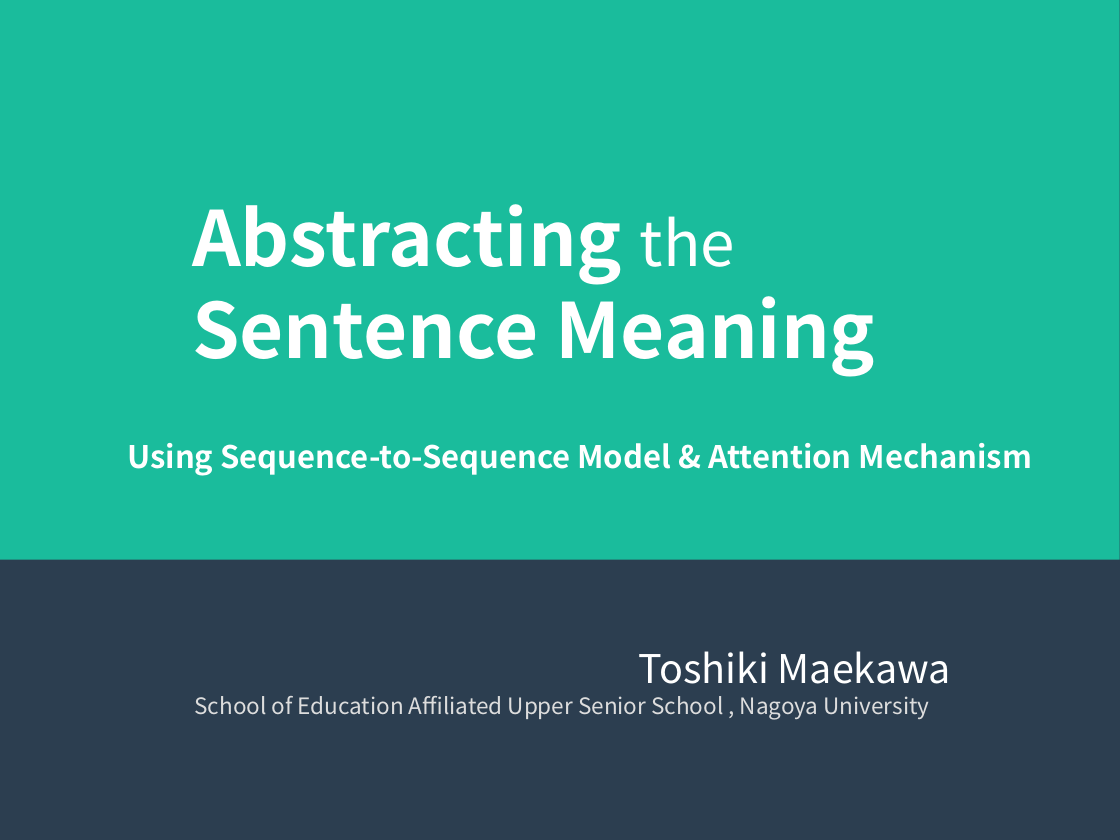
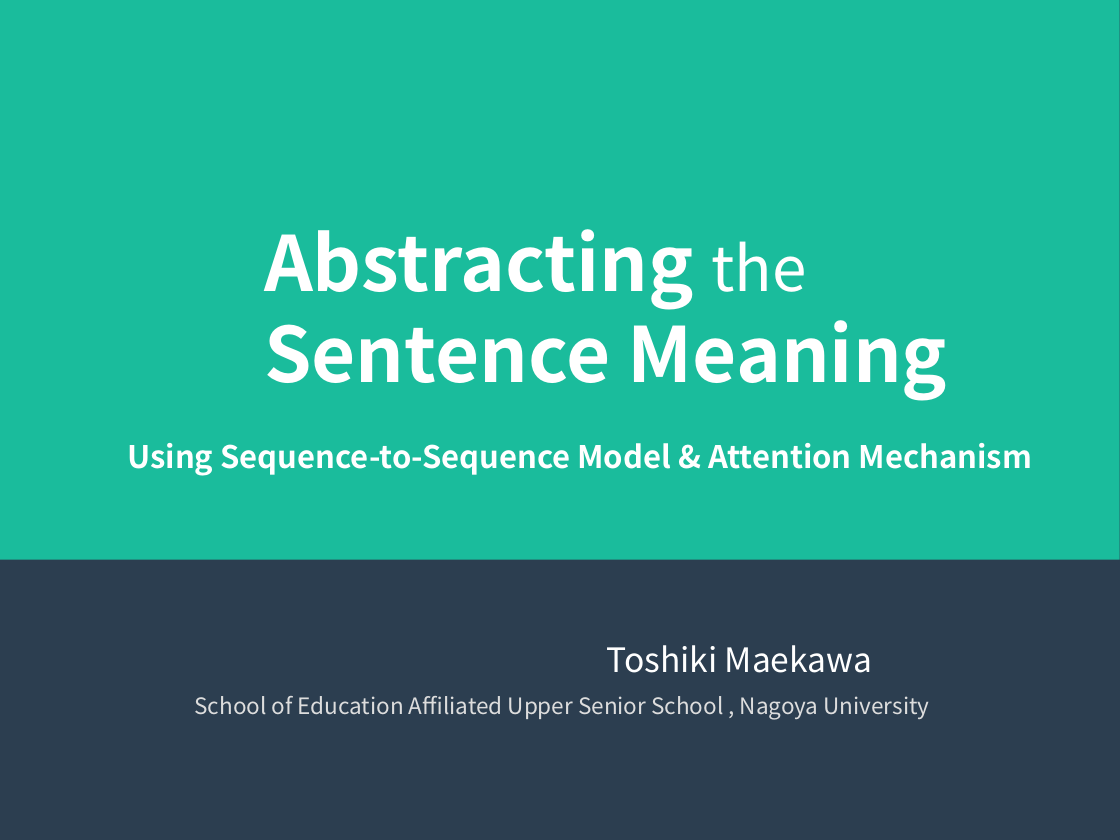
Before and after one commit to maekawatoshiki/neural-machine-translation-demo, a slide deck: slide 1 of NY_slide.ppt. Drawn at 1120x840 pixels with LibreOffice and Linux fonts; fonts in the diff are those of the drawing. Boxes give left, top, right and bottom in pixels: in the first picture for what was removed or moved away, otherwise in the second. Text is boxed around its words. In the diff, an @@ line names an element or a change of style, - is before the commit and + after.

```diff
--- a/NY_slide.ppt
+++ b/NY_slide.ppt
@@ text "Abstracting the Sentence Meaning": place and size @@
-text "Abstracting the Sentence Meaning" at (192, 204, 876, 377)
+text "Abstracting the Sentence Meaning" at (264, 229, 948, 401)
@@ text "Toshiki Maekawa" at (606, 645, 872, 673): size 28 to 23.8 pt; line spacing 1 to 0.9 @@
```
Also in this commit, not shown: 20 other slides changed, 2 other files.
